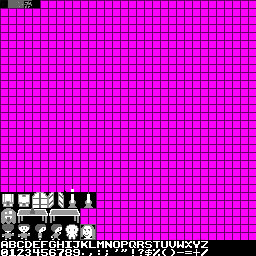
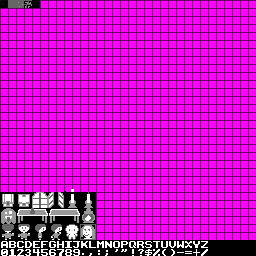
Layered file, before and after one edit (w=256, h=256). Changes by layer:
removed layer "圖層 1" over [80, 208, 96, 224]
removed layer "背景" over [80, 208, 96, 224]
